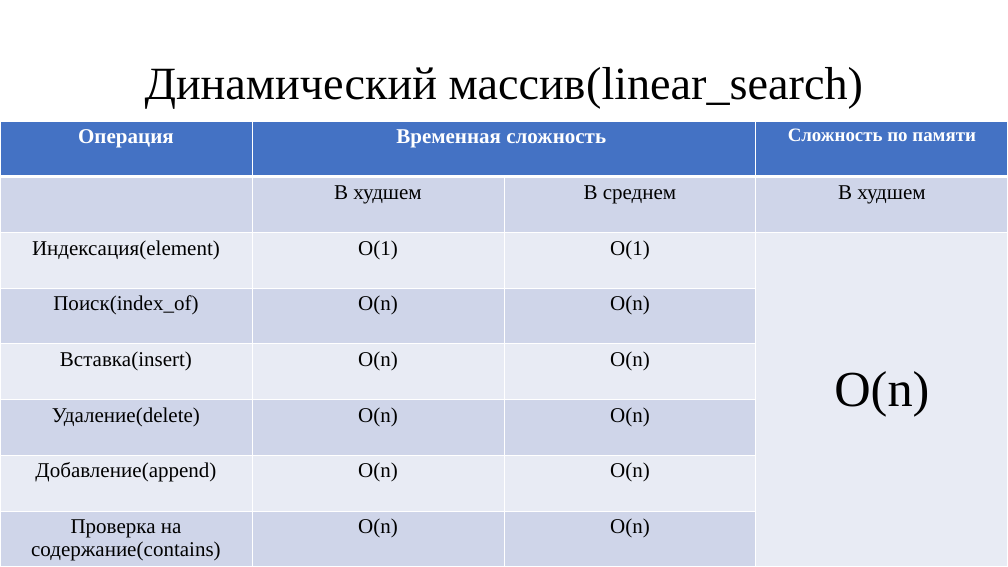
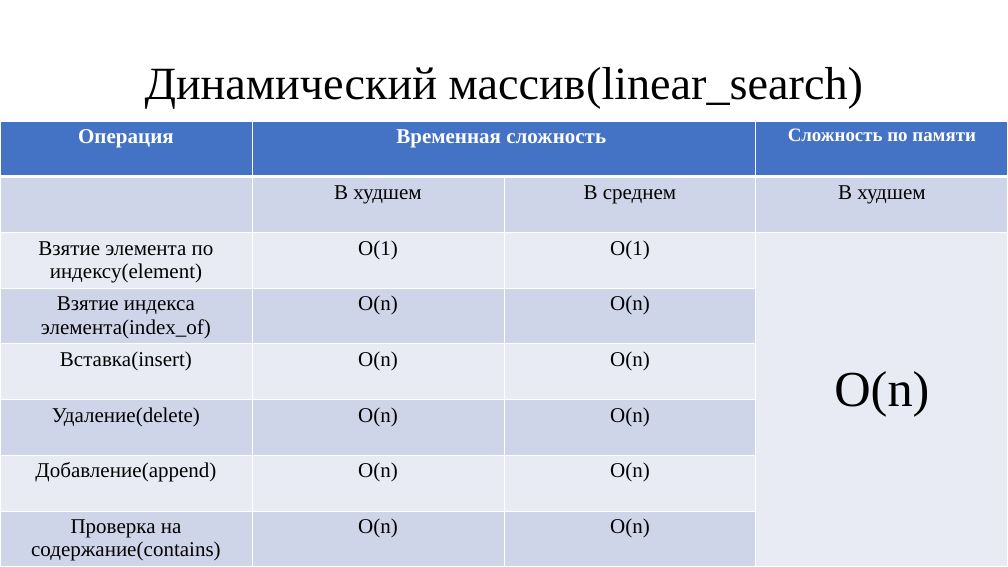
Before and after one commit to ZenoReT/Dictionaries, a slide deck: slide 7 of отчет.pptx. Drawn at 1008x567 pixels with LibreOffice and Linux fonts; fonts in the diff are those of the drawing. Boxes give left, top, right and bottom in pixels: in the first picture for what was removed or moved away, otherwise in the second. Text is boxed around its words. In the diff, an @@ line names an element or a change of style, - is before the commit and + after.

```diff
--- a/отчет.pptx
+++ b/отчет.pptx
@@ table at [0, 121, 1007, 567] @@
-row 3, column 1: Индексация(element)
+row 3, column 1: Взятие элемента по индексу(element)
-row 4, column 1: Поиск(index_of)
+row 4, column 1: Взятие индекса элемента(index_of)
```
Also in this commit, not shown: 32 other slides changed, 11 slides added, 82 slides removed, 14 other files.
